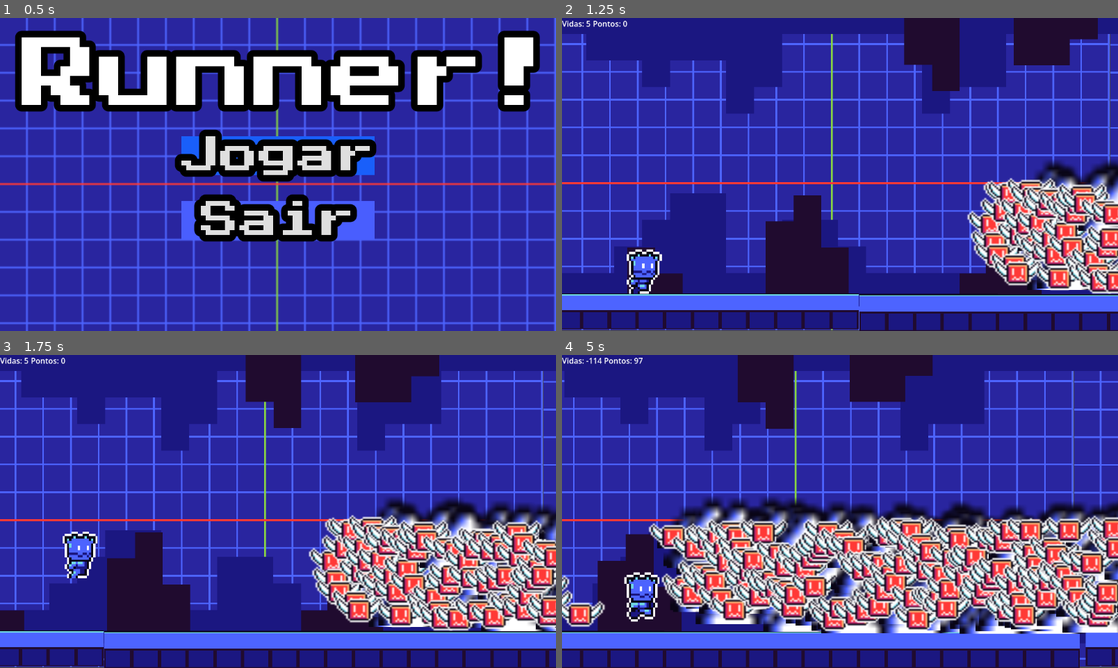
Above: before the commit, frames 1-4 (two rows, left to right).
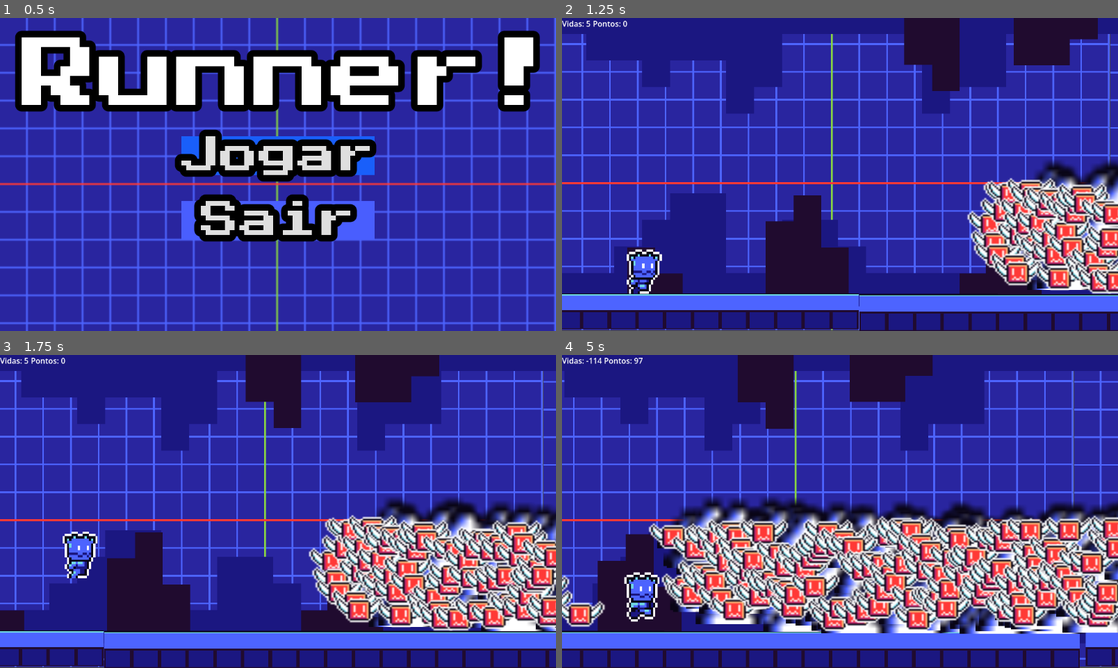
Above: after the commit, the same moments.

Repository: Eduarda-15/runner-certo
Game: Godot game, scene res://runner.tscn
Same seed, same stepped clock (60 frames per second), same inputs: the game is played once before the commit and once after it.
Inputs:
- Up to frame 1 (0.5 s): no input
- Up to frame 2 (1.25 s): click "Jogar" at 0.5 s
- Up to frame 3 (1.75 s): tap Space (ui_select) at 1.52 s
- Up to frame 4 (5 s): tap Space (ui_select) at 2.27, 3.77, 4.52 s

Frame 1 is identical in both runs. In frame 2, less than 0.1% of the frame differs, in the area x 81-100%, y 64-81%; in frame 3, 0.2%; in frame 4, 0.4%, in the area x 38-100%, y 53-86%.

Commit message:
Tentando terminar o jogo
Há um problema no jogo que cria descontroladamente e fora de ordem os itens. Os nós Pontos e Vidas estão funcionando, o jogador anda direitinho e a cena (fundo do jogo) estão funcionando também.

Diff:
--- a/gerador_itens.gd
+++ b/gerador_itens.gd
@@ -2,16 +2,17 @@
 
 var cena_itens = preload("res://item.tscn")
 var timer = 0.0
-var tempo_spawn = 1.5
+var tempo_spawn = 10.0
+var max_itens = 4
 func _ready() -> void:
 	randomize()
 func _process(delta):
 	timer += delta
-	if timer >= tempo_spawn:
+	if timer >= tempo_spawn and get_child_count() < max_itens:
 		timer = 0.0
 	spawn_item()
 func spawn_item():
 	var novo_item = cena_itens.instantiate()
 	novo_item.position.x = 1152
 	novo_item.position.y = randi_range(330, 530)
-	get_tree().current_scene.add_child(novo_item)
+	add_child(novo_item)
--- a/gerador_obstaculos.gd
+++ b/gerador_obstaculos.gd
@@ -2,12 +2,13 @@
 
 var cena_obstaculo = preload("res://obstaculo.tscn")
 var timer = 0.0
-var tempo_spawn = 2.0
+var tempo_spawn = 1.2
+var max_obstaculos = 8
 func _ready() -> void:
 	randomize()
 func _process(delta):
 	timer += delta
-	if timer >= tempo_spawn:
+	if timer >= tempo_spawn and get_child_count() < max_obstaculos:
 		timer = 0.0
 	spawn_obstaculo()
 func spawn_obstaculo():
@@ -15,4 +16,4 @@
 
 	novo_obstaculo.position.x = 1300
 	novo_obstaculo.position.y = randi_range(330,530)
-	get_tree().current_scene.add_child(novo_obstaculo)
+	add_child(novo_obstaculo)
--- a/item.gd
+++ b/item.gd
@@ -1,6 +1,6 @@
 extends Area2D
 
-@export var velocidade: int = 400
+@export var velocidade = 400
 
 func _process(delta: float) -> void:
 	position.x  -= velocidade * delta
--- a/obstaculo.gd
+++ b/obstaculo.gd
@@ -1,6 +1,6 @@
 extends Area2D
 
-@export var velocidade: int = 400
+@export var velocidade = 400
 
 func _process(delta: float) -> void:
 	position.x  -= velocidade * delta
